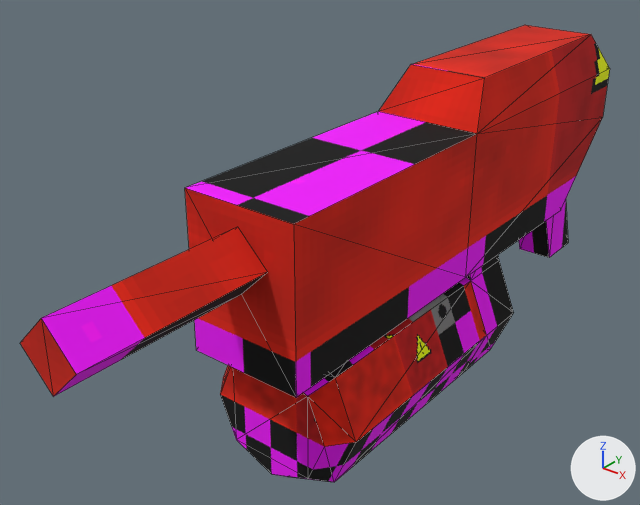
An edit to the glTF model player/guns/overheat/overheat.glb, drawn before and after from the same camera.
One viewpoint serves both versions: a camera (50 mm lens) standing at (-0.112, -1.077, 0.115) and looking at (-0.551, -0.529, -0.225). Every picture has the same lights, and +X, +Y and +Z are marked at lower right. The older version comes first. Mesh edges are drawn as thin lines. Where no turn or scale is listed for an object, it has been applied to the vertices. Vertices at exactly the same position are counted once.
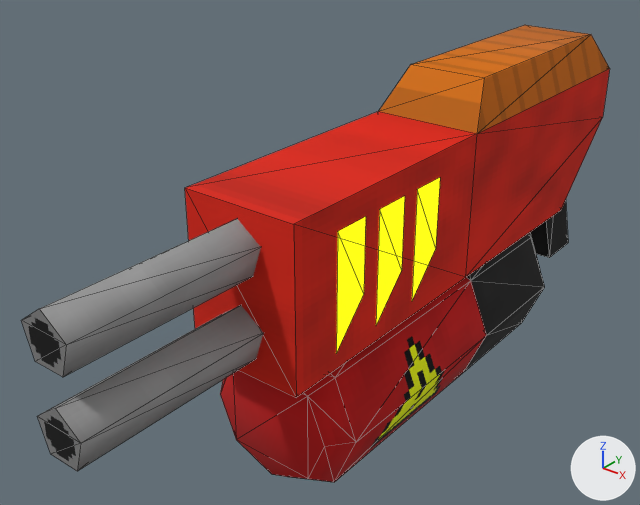
Pixel boxes (x1, y1, x2, y2) of what changed, in the pictures (640 x 505 px):
'Cube', reshaped (28% narrower): before (20, 25, 610, 397); after (185, 25, 610, 397)
'Cube.002', added: after (21, 219, 263, 471)
'Cube.001', added: after (336, 177, 440, 353)
part 1 of me_cube_001, deleted: before (20, 227, 267, 397)
part 2 of me_cube_001, built on: before (464, 255, 514, 372); after (464, 232, 545, 372)
part 3 of me_cube_001, surface changed: (185, 25, 610, 397) in both
part 4 of me_cylinder, surface changed: (220, 277, 486, 482) in both

Diff of the bpy script that builds the scene:
```diff
--- a/player/guns/overheat/overheat.glb.py
+++ b/player/guns/overheat/overheat.glb.py
@@ mat_material @@
+mat_material = principled_material('Material')
+mat_material.base_color = (0.0, 0.0, 0.0)  # black #000000
+mat_material.roughness = 1.0
+mat_material.emission_color = (1.0, 1.0, 0.0)  # yellow #ffff00
+mat_material.emission_strength = 1.0
@@ me_cube_001 @@
 # used by ob_cube; location = (-0.5, -0.2542, -0.2)
-me_cube_001.from_pydata(...)  # 56 vertices, 90 faces; spans x -0.07..0.07, y -0.585..0.114, z -0.177..0.122
+me_cube_001.from_pydata(...)  # 56 vertices, 94 faces; spans x -0.07..0.07, y -0.428..0.114, z -0.177..0.122
+# me_cube_001 part 1: the loose piece of 8 vertices spanning x -0.026..0.026, y -0.585..-0.428, z 0.015..0.068 is deleted
+# me_cube_001 part 2
+# 6 vertices are removed from x -0.07..0.07, y -0.129, z -0.157..-0.058
+# 25 faces are deleted
+# 5 vertices in x -0.044..0.044, y -0.129, z -0.177..-0.031 move by (0.0, 0.067, 0.0)
+# 8 vertices are added at x -0.048..0.048, y -0.029, z -0.155..-0.059
+# 6 new vertices lie (0.0, 0.119, 0.0) away from vertices in x -0.07..0.07, y -0.181, z -0.157..-0.058
+# 39 new faces join them
+# me_cube_001 part 3: 55 kept faces spanning x -0.07..0.07, y -0.428..0.114, z -0.177..0.122 get new texture (UV) coordinates
 me_cube_001.materials.append(mat_overheat)
@@ me_cylinder @@
 me_cylinder.from_pydata(...)  # 24 vertices, 44 faces; spans x -0.07..0.07, y -0.401..-0.181, z -0.177..-0.037
 # used by ob_cylinder; location = (-0.5, -0.2542, -0.2)
+# me_cylinder part 4: texture (UV) coordinates of 44 of 44 faces, centred in x -0.063..0.063, y -0.401..-0.181, z -0.17..-0.044, changed; they spanned u 0.18..1.18, v 0.18..1.18 and now span u 0.64..0.86, v 0.56..0.71
 me_cylinder.materials.append(mat_overheat)
@@ me_cube_002 @@
+me_cube_002.from_pydata(...)  # 20 vertices, 26 faces; spans x -0.021..0.021, y -0.586..-0.425, z -0.033..0.074
+me_cube_002.materials.append(mat_overheat)  # picture img_overheat
@@ me_cube @@
+me_cube.from_pydata([(-0.4494, -0.6033, -0.1374), (-0.4494, -0.6033, -0.1999), (-0.4494, -0.6362, -0.1374), (-0.4494, -0.6362, -0.2358), (-0.4494, -0.5533, -0.1374), (-0.4494, -0.5533, -0.1999), (-0.4494, -0.5862, -0.1374), (-0.4494, -0.5862, -0.2358), (-0.4494, -0.5033, -0.1374), (-0.4494, -0.5033, -0.1999), (-0.4494, -0.5362, -0.1374), (-0.4494, -0.5362, -0.2358)], [], [(2, 3, 1), (2, 1, 0), (6, 7, 5), (6, 5, 4), (10, 11, 9), (10, 9, 8)])
+me_cube.materials.append(mat_material)  # black #000000, glowing yellow #ffff00
@@ ob_cube_002 @@
+ob_cube_002 = bpy.data.objects.new('Cube.002', me_cube_002)
+ob_cube_002.location = (-0.5, -0.2542, -0.2)
@@ ob_cube_001 @@
+ob_cube_001 = bpy.data.objects.new('Cube.001', me_cube)
+ob_cube_001.location = (0.0, 0.0, 0.0)
```
